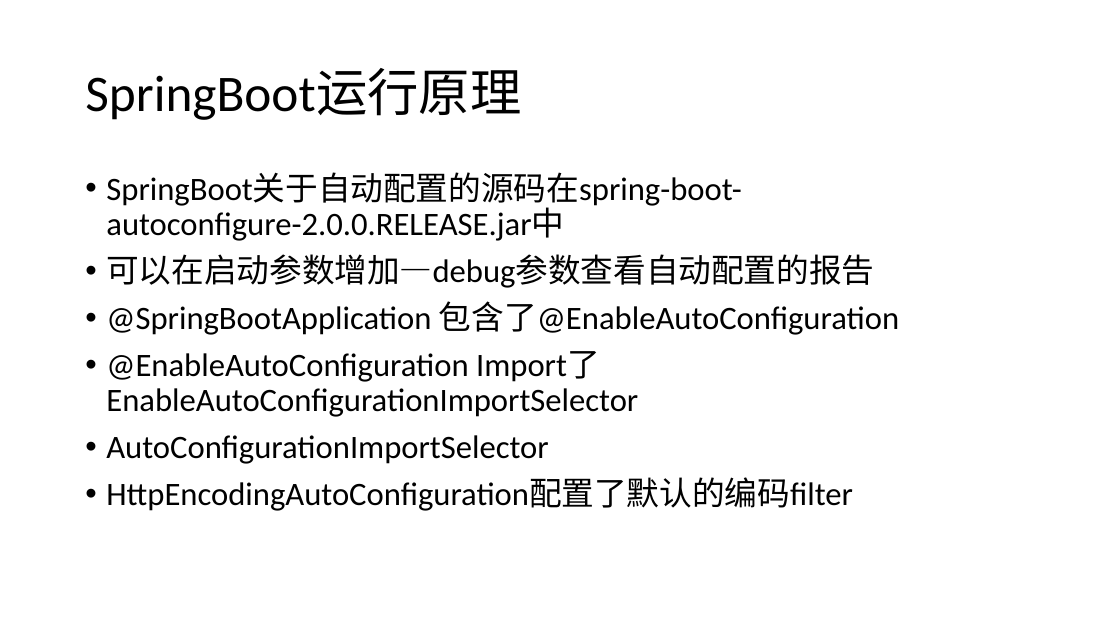
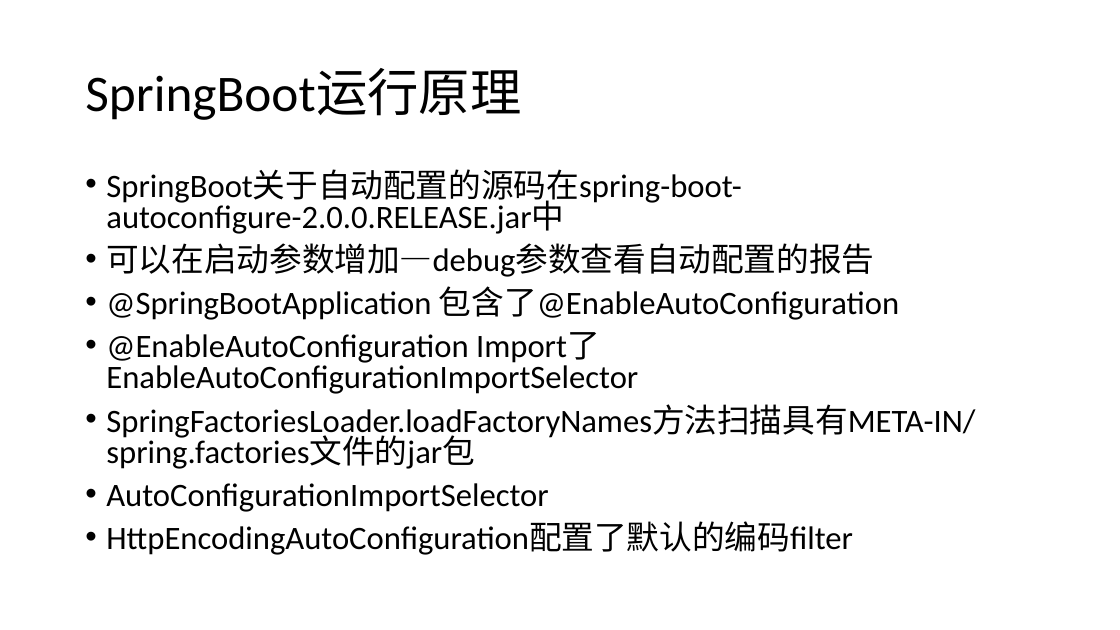
Before and after one commit to airuitian/MicroService, a slide deck: slide 14 of springboot/SpringBoot-2.pptx (slide 13 before the commit). Drawn at 1120x630 pixels with LibreOffice and Linux fonts; fonts in the diff are those of the drawing. Boxes give left, top, right and bottom in pixels: in the first picture for what was removed or moved away, otherwise in the second. Text is boxed around its words. In the diff, an @@ line names an element or a change of style, - is before the commit and + after.

Commit message:
update ppt

```diff
--- a/springboot/SpringBoot-2.pptx
+++ b/springboot/SpringBoot-2.pptx
@@ text at (106, 170, 899, 555): line spacing 0.9 to 0.8 @@
@@ text at (106, 405, 975, 469): paragraph added @@
+• SpringFactoriesLoader.loadFactoryNames方法扫描具有META-IN/spring.factories文件的jar包
```
Also in this commit, not shown: 1 other slide changed, 2 slides added.
